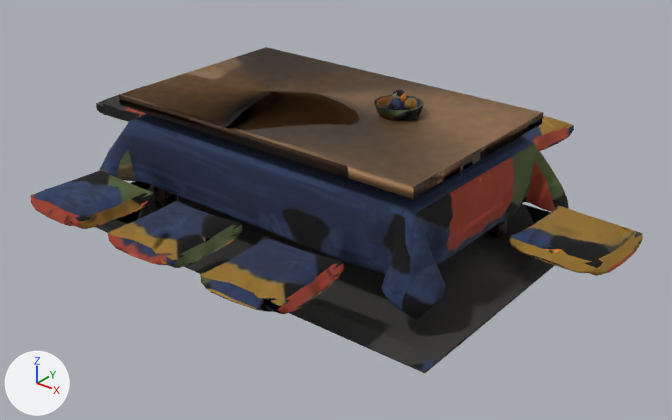
One commit to the glTF model game/props/sets/kotatsu_lodge_indigo.glb: the scene before it, then after it.
Camera for both pictures: a 50 mm lens placed at (3.59, -4.38, 2.42), pointed at (0.15, -0.09, -0.24). The lights are fixed; the arrows at lower left show +X, +Y and +Z. The first picture is the older version. Where no turn or scale is listed for an object, it has been applied to the vertices. Vertices at exactly the same position are counted once.

Names of what the first picture shows: 'prop_kotatsu_lodge_indigo_felt.001', 'prop_kotatsu_lodge_indigo_wood.001'.
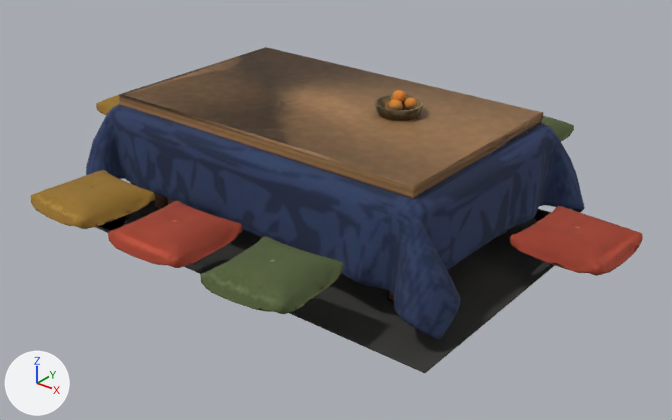
Boxes (x1, y1, x2, y2) around the edits, measured in the pictures (672 x 420 px; the box of a moved part takes in the faces that stretch with it):
part 1 of me_prop_kotatsu_lodge_indigo_felt_001, rebuilt (6% wider, 14% taller): before (99, 114, 569, 321); after (86, 104, 585, 340)
part 2 of me_prop_kotatsu_lodge_indigo_felt_001, moved or reshaped: (374, 90, 420, 120) in both
part 3 of me_prop_kotatsu_lodge_indigo_felt_001, reshaped: (32, 185, 337, 304) in both
part 4 of me_prop_kotatsu_lodge_indigo_felt_001, reshaped (mostly hidden): (558, 120, 574, 138) in both
part 5 of me_prop_kotatsu_lodge_indigo_felt_001, reshaped: before (552, 208, 622, 273); after (563, 208, 622, 273)
part 6 of me_prop_kotatsu_lodge_indigo_felt_001, built on (mostly hidden): before (110, 97, 134, 122); after (110, 97, 120, 106)
part 7 of me_prop_kotatsu_lodge_indigo_felt_001, surface changed: (30, 86, 643, 373) in both
part 8 of me_prop_kotatsu_lodge_indigo_wood_001, moved or reshaped (mostly hidden): before (154, 186, 507, 300); after (119, 95, 506, 302)
part 9 of me_prop_kotatsu_lodge_indigo_wood_001, surface changed (lighter): (119, 47, 543, 199) in both

Edits to the bpy script that builds the scene:
```text
Change me_prop_kotatsu_lodge_indigo_felt_001:
    used by ob_prop_kotatsu_lodge_indigo_felt_001; location = (0.0, 0.0, 0.0)
    remove me_prop_kotatsu_lodge_indigo_felt_001.from_pydata(...)  # 2994 vertices, 5928 faces; spans x -2.07..2.07, y -1.62..1.62, z -0.4..0.59
    add me_prop_kotatsu_lodge_indigo_felt_001.from_pydata(...)  # 3000 vertices, 5940 faces; spans x -2.07..2.07, y -1.62..1.62, z -0.4..0.59
    me_prop_kotatsu_lodge_indigo_felt_001 part 1: the loose piece of 662 vertices spanning x -1.39..1.39, y -0.91..0.91, z -0.28..0.29 is rebuilt with 769 vertices and now spans x -1.49..1.48, y -1.03..1.03, z -0.32..0.38
    me_prop_kotatsu_lodge_indigo_felt_001 part 2: 15 vertices moved from x 0.4..0.59, y 0.04..0.2, z 0.48..0.59 to x 0.4..0.59, y 0.04..0.21, z 0.48..0.58; 70 vertices removed from x 0.34..0.58, y -0.03..0.28, z 0.45..0.59; 47 vertices added at x 0.35..0.58, y -0.02..0.28, z 0.45..0.59
    me_prop_kotatsu_lodge_indigo_felt_001 part 3: 4 vertices moved within x -0.28..0.9, y -1.52..-1.17, z 0.02..0.11; 51 vertices removed from x -1.02..1.01, y -1.58..-1.03, z 0.01..0.11; 21 vertices added at x -1.02..1.01, y -1.58..-1.04, z 0.01..0.11
    me_prop_kotatsu_lodge_indigo_felt_001 part 4: 1 vertex moved within x 0.48, y 1.07, z 0.02; 50 vertices removed from x -1.02..1.02, y 1.04..1.58, z 0.01..0.11; 22 vertices added at x -1.02..1.02, y 1.06..1.58, z 0.01..0.11
    me_prop_kotatsu_lodge_indigo_felt_001 part 5: 2 vertices moved within x 1.65..1.94, y -0.29..0.19, z 0.02..0.11; 17 vertices removed from x 1.51..2.01, y -0.29..0.29, z 0.01..0.1; 7 vertices added at x 1.51..2.0, y -0.29..0.29, z 0.01..0.09
    me_prop_kotatsu_lodge_indigo_felt_001 part 6: 1 vertex moved within x -1.63, y -0.18, z 0.11; 17 vertices removed from x -2.03..-1.49, y -0.29..0.28, z 0.01..0.1; 7 vertices added at x -2.03..-1.5, y -0.28..0.28, z 0.01..0.09
    me_prop_kotatsu_lodge_indigo_felt_001 part 7: 3742 kept faces spanning x -2.07..2.07, y -1.62..1.62, z -0.4..0.58 get new texture (UV) coordinates
Change me_prop_kotatsu_lodge_indigo_wood_001:
    used by ob_prop_kotatsu_lodge_indigo_wood_001; location = (0.0, 0.0, 0.0)
    remove me_prop_kotatsu_lodge_indigo_wood_001.from_pydata(...)  # 97 vertices, 150 faces; spans x -1.17..1.17, y -0.71..0.71, z -0.4..0.44
    add me_prop_kotatsu_lodge_indigo_wood_001.from_pydata(...)  # 95 vertices, 150 faces; spans x -1.17..1.17, y -0.71..0.71, z -0.4..0.44
    me_prop_kotatsu_lodge_indigo_wood_001 part 8: 47 vertices removed from x -1.09..1.09, y -0.63..0.63, z -0.4..0.2; 29 vertices added at x -1.16..1.16, y -0.71..0.71, z -0.4..0.43
    me_prop_kotatsu_lodge_indigo_wood_001 part 9: 12 kept faces spanning x -1.17..1.17, y -0.71..0.71, z -0.4..0.44 get new texture (UV) coordinates
    other edits to the shape of me_prop_kotatsu_lodge_indigo_wood_001 do not show in these pictures
```
